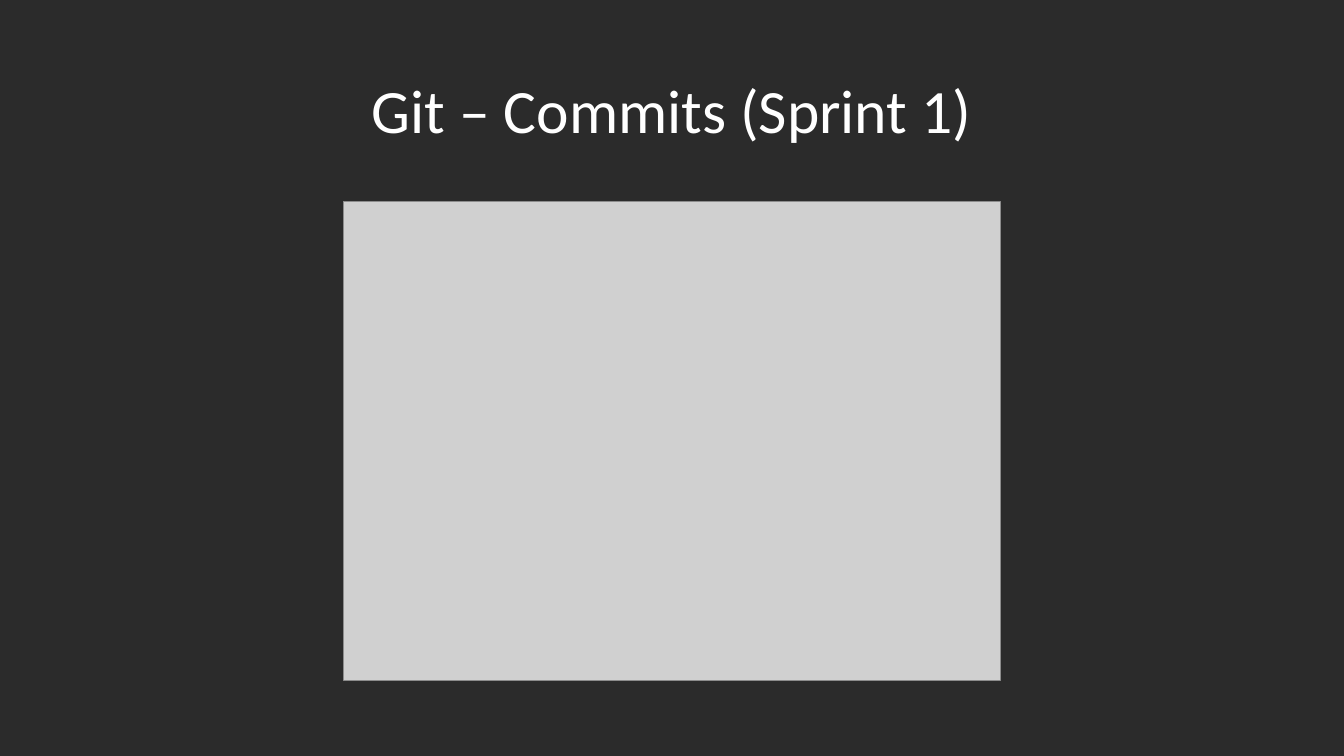
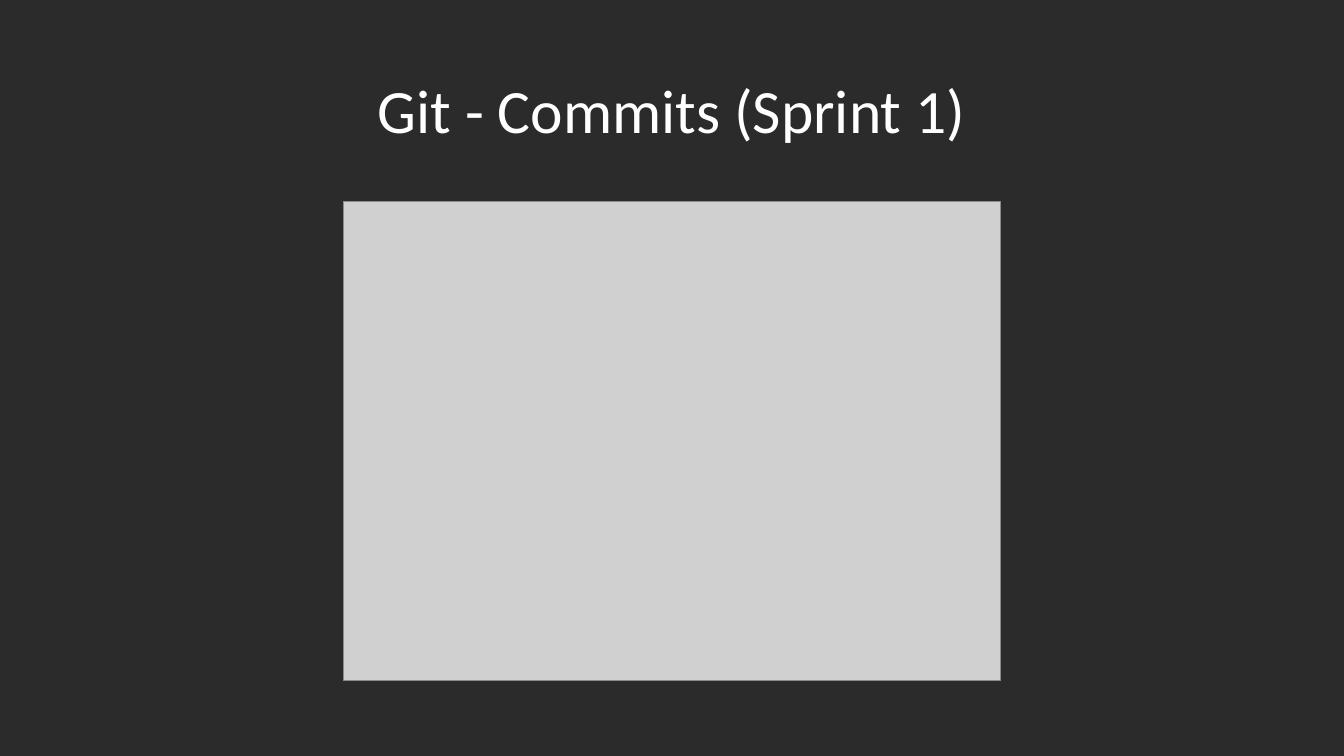
Before and after one commit to segidev/htwg.se.awol, a slide deck: slide 4 of Projektpräsentation SE.pptx. Drawn at 1344x756 pixels with LibreOffice and Linux fonts; fonts in the diff are those of the drawing; grey boxes stand for pictures; background and template pictures are left out; a plain dark background stands for a picture behind light text. Boxes give left, top, right and bottom in pixels: in the first picture for what was removed or moved away, otherwise in the second. Text is boxed around its words. In the diff, an @@ line names an element or a change of style, - is before the commit and + after.

```diff
--- a/Projektpräsentation SE.pptx
+++ b/Projektpräsentation SE.pptx
@@ title at bbox=[378, 88, 965, 143]: text changed @@
-Git – Commits (Sprint 1)
+Git - Commits (Sprint 1)
```
Also in this commit, not shown: 9 other slides changed, 3 slides added, 3 slides removed.
